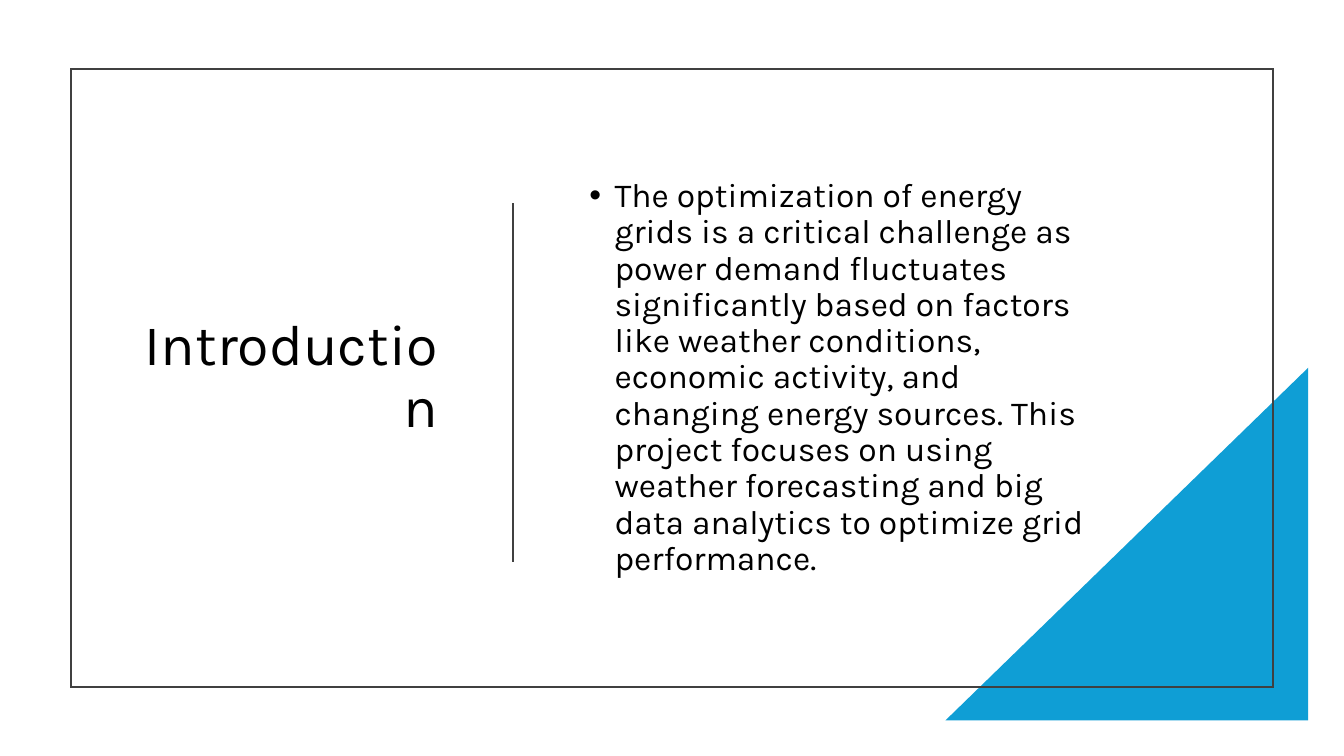
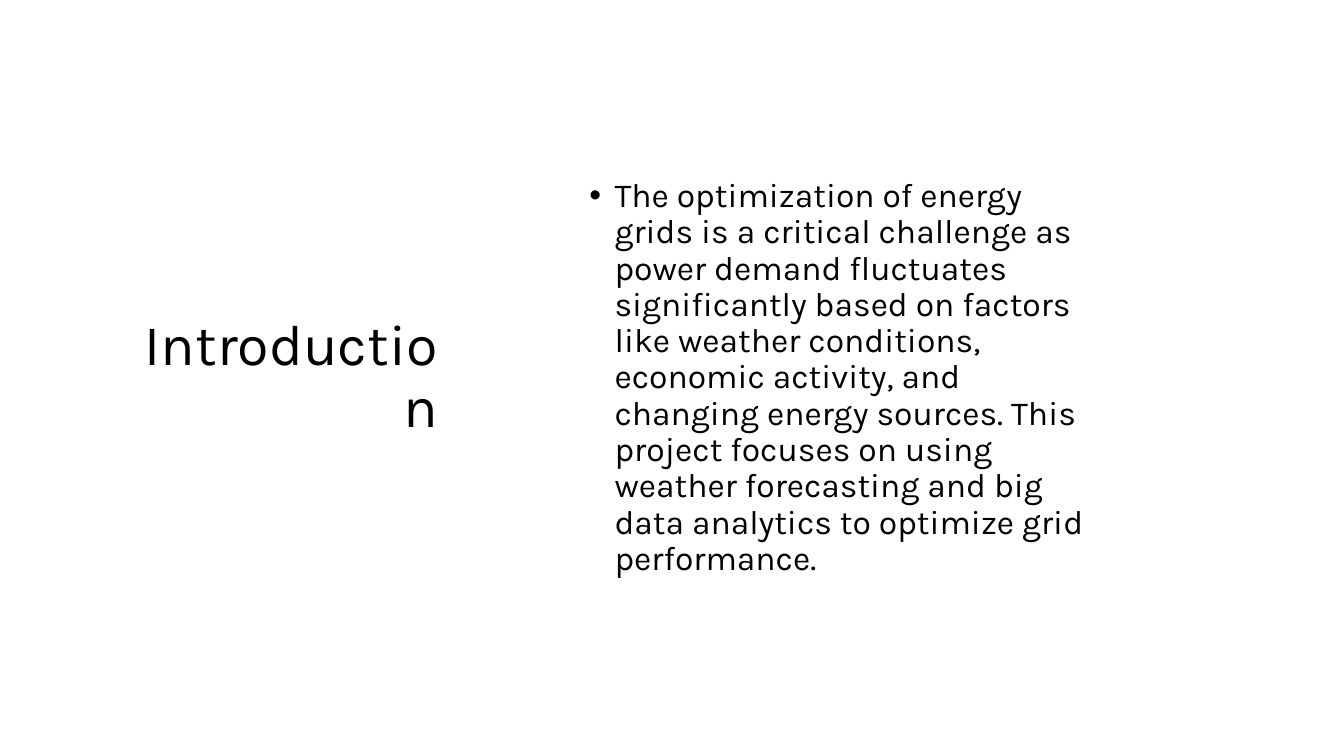
Before and after one commit to monikatyagiisc/grid-optimization-with-weather, a slide deck: slide 2 of DataEnggFinalProjectPPT.pptx. Drawn at 1344x756 pixels with LibreOffice and Linux fonts; fonts in the diff are those of the drawing. Boxes give left, top, right and bottom in pixels: in the first picture for what was removed or moved away, otherwise in the second. Text is boxed around its words. In the diff, an @@ line names an element or a change of style, - is before the commit and + after.

```diff
--- a/DataEnggFinalProjectPPT.pptx
+++ b/DataEnggFinalProjectPPT.pptx
@@ rectangle removed at [71, 69, 1273, 687] @@
@@ line removed from (513, 205) to (513, 562) @@
@@ right triangle removed at [946, 368, 1309, 721] @@
```
Also in this commit, not shown: 13 other slides changed, 1 slide added.
